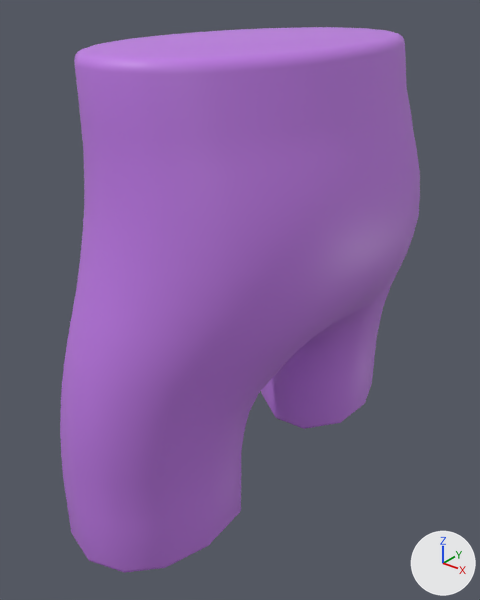
An edit to the FBX model Assets/_GameFolder/Models/Pant/PantMannequin.fbx, drawn before and after from the same camera.
Before and after are seen from a 50 mm lens placed at (3.52, -4.59, 4.03), pointed at (0.03, -0.23, 1.33). Arrows for +X, +Y and +Z are at lower right; the lights stay in place. Where no turn or scale is listed for an object, it has been applied to the vertices.

In view in the first picture: 'PantMannequin'.
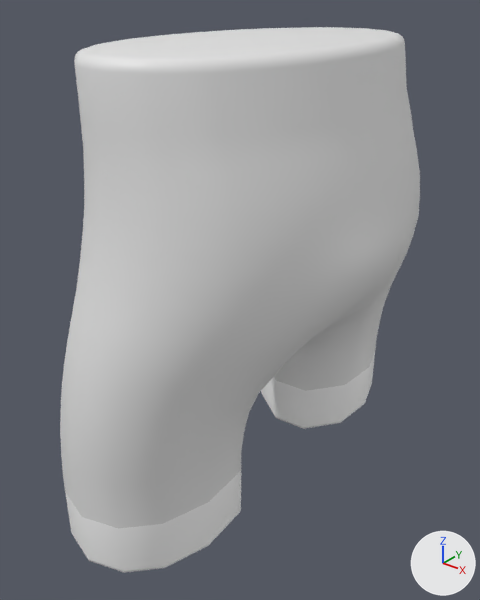
Patch to the scene script:
```diff
--- a/Assets/_GameFolder/Models/Pant/PantMannequin.fbx.py
+++ b/Assets/_GameFolder/Models/Pant/PantMannequin.fbx.py
@@ mat_pant_01_001 @@
+mat_pant_01_001 = principled_material('Pant-01.001')
+mat_pant_01_001.base_color = (0.8, 0.8, 0.8)  # white #e7e7e7
@@ mat_pant_01_011 @@
+mat_pant_01_011 = principled_material('Pant-01.011')
+mat_pant_01_011.base_color = (0.8, 0.8, 0.8)  # white #e7e7e7
@@ mat_pant_01_006 @@
+mat_pant_01_006 = principled_material('Pant-01.006')
+mat_pant_01_006.base_color = (0.8, 0.8, 0.8)  # white #e7e7e7
@@ mat_pant_01_015 @@
+mat_pant_01_015 = principled_material('Pant-01.015')
+mat_pant_01_015.base_color = (0.8, 0.8, 0.8)  # white #e7e7e7
@@ mat_pant_01_010 @@
+mat_pant_01_010 = principled_material('Pant-01.010')
+mat_pant_01_010.base_color = (0.8, 0.8, 0.8)  # white #e7e7e7
@@ mat_pant_01_013 @@
+mat_pant_01_013 = principled_material('Pant-01.013')
+mat_pant_01_013.base_color = (0.8, 0.8, 0.8)  # white #e7e7e7
@@ mat_pant_01_005 @@
+mat_pant_01_005 = principled_material('Pant-01.005')
+mat_pant_01_005.base_color = (0.8, 0.8, 0.8)  # white #e7e7e7
@@ mat_pant_01 @@
+mat_pant_01 = principled_material('Pant-01')
+mat_pant_01.base_color = (1.0, 1.0, 1.0)  # white #ffffff
@@ mat_pant_01_003 @@
+mat_pant_01_003 = principled_material('Pant-01.003')
+mat_pant_01_003.base_color = (0.8, 0.8, 0.8)  # white #e7e7e7
@@ mat_pant_01_014 @@
+mat_pant_01_014 = principled_material('Pant-01.014')
+mat_pant_01_014.base_color = (0.8, 0.8, 0.8)  # white #e7e7e7
@@ mat_pant_01_012 @@
+mat_pant_01_012 = principled_material('Pant-01.012')
+mat_pant_01_012.base_color = (0.8, 0.8, 0.8)  # white #e7e7e7
@@ mat_pant_01_004 @@
+mat_pant_01_004 = principled_material('Pant-01.004')
+mat_pant_01_004.base_color = (0.8, 0.8, 0.8)  # white #e7e7e7
@@ mat_pant_01_009 @@
+mat_pant_01_009 = principled_material('Pant-01.009')
+mat_pant_01_009.base_color = (0.8, 0.8, 0.8)  # white #e7e7e7
@@ mat_pant_01_002 @@
+mat_pant_01_002 = principled_material('Pant-01.002')
+mat_pant_01_002.base_color = (0.8, 0.8, 0.8)  # white #e7e7e7
@@ mat_pant_01_008 @@
+mat_pant_01_008 = principled_material('Pant-01.008')
+mat_pant_01_008.base_color = (0.8, 0.8, 0.8)  # white #e7e7e7
@@ mat_pant_01_007 @@
+mat_pant_01_007 = principled_material('Pant-01.007')
+mat_pant_01_007.base_color = (0.8, 0.8, 0.8)  # white #e7e7e7
@@ me_mesh_033 @@
 me_mesh_033.from_pydata(...)  # 551 vertices, 535 faces; spans x -0.92..1.25, y -2.15..2.15, z -0.51..3.58
+# me_mesh_033 part 1: all 112 faces centred in x -0.69..0.59, y -2.1..2.1, z -0.51..-0.2 switch from mat_pant_003 (purple #c17be7) to mat_pant_01 (white #ffffff)
+# me_mesh_033 part 2: all 22 faces centred in x -0.69..0.59, y -2.1..2.1, z 0.14 switch from mat_pant_003 (purple #c17be7) to mat_pant_01_001 (white #e7e7e7)
+# me_mesh_033 part 3: all 22 faces centred in x -0.67..0.61, y -2.1..2.1, z 0.35..0.36 switch from mat_pant_003 (purple #c17be7) to mat_pant_01_002 (white #e7e7e7)
+# me_mesh_033 part 4: all 22 faces centred in x -0.66..0.65, y -2.1..2.1, z 0.57..0.58 switch from mat_pant_003 (purple #c17be7) to mat_pant_01_003 (white #e7e7e7)
+# me_mesh_033 part 5: all 22 faces centred in x -0.64..0.7, y -2.09..2.09, z 0.79..0.8 switch from mat_pant_003 (purple #c17be7) to mat_pant_01_004 (white #e7e7e7)
+# me_mesh_033 part 6: all 26 faces centred in x -0.64..0.77, y -2.07..2.07, z 0.89..1.02 switch from mat_pant_003 (purple #c17be7) to mat_pant_01_005 (white #e7e7e7)
+# me_mesh_033 part 7: all 22 faces centred in x -0.64..0.87, y -2.04..2.04, z 1.23 switch from mat_pant_003 (purple #c17be7) to mat_pant_01_006 (white #e7e7e7)
+# me_mesh_033 part 8: all 22 faces centred in x -0.68..1.03, y -2.0..2.0, z 1.45 switch from mat_pant_003 (purple #c17be7) to mat_pant_01_007 (white #e7e7e7)
+# me_mesh_033 part 9: all 22 faces centred in x -0.72..1.16, y -1.95..1.95, z 1.67 switch from mat_pant_003 (purple #c17be7) to mat_pant_01_008 (white #e7e7e7)
+# me_mesh_033 part 10: all 22 faces centred in x -0.76..1.22, y -1.89..1.89, z 1.89 switch from mat_pant_003 (purple #c17be7) to mat_pant_01_009 (white #e7e7e7)
+# me_mesh_033 part 11: all 22 faces centred in x -0.82..1.25, y -1.83..1.83, z 2.11 switch from mat_pant_003 (purple #c17be7) to mat_pant_01_010 (white #e7e7e7)
+# me_mesh_033 part 12: all 22 faces centred in x -0.86..1.24, y -1.79..1.79, z 2.33 switch from mat_pant_003 (purple #c17be7) to mat_pant_01_011 (white #e7e7e7)
+# me_mesh_033 part 13: all 22 faces centred in x -0.89..1.2, y -1.75..1.75, z 2.56 switch from mat_pant_003 (purple #c17be7) to mat_pant_01_012 (white #e7e7e7)
+# me_mesh_033 part 14: all 22 faces centred in x -0.91..1.14, y -1.72..1.72, z 2.78 switch from mat_pant_003 (purple #c17be7) to mat_pant_01_013 (white #e7e7e7)
+# me_mesh_033 part 15: all 22 faces centred in x -0.92..1.06, y -1.7..1.7, z 3.01 switch from mat_pant_003 (purple #c17be7) to mat_pant_01_014 (white #e7e7e7)
+# me_mesh_033 part 16: all 111 faces centred in x -0.92..0.99, y -1.7..1.7, z 3.31..3.58 switch from mat_pant_003 (purple #c17be7) to mat_pant_01_015 (white #e7e7e7)
```

Where the change shows, as pixel boxes (x1, y1, x2, y2) in the pictures (480 x 600 px):
part 1 of me_mesh_033, recoloured (purple to white)
    both: (65, 352, 375, 573)
part 2 of me_mesh_033, recoloured (purple to white)
    both: (63, 337, 377, 528)
part 3 of me_mesh_033, recoloured (purple to white)
    both: (61, 322, 380, 508)
part 4 of me_mesh_033, recoloured (purple to white)
    both: (60, 310, 383, 488)
part 5 of me_mesh_033, recoloured (purple to white)
    both: (60, 302, 385, 466)
part 6 of me_mesh_033, recoloured (purple to white)
    both: (61, 286, 391, 443)
part 7 of me_mesh_033, recoloured (purple to white)
    both: (62, 271, 398, 419)
part 8 of me_mesh_033, recoloured (purple to white)
    both: (64, 253, 407, 393)
part 9 of me_mesh_033, recoloured (purple to white)
    both: (68, 236, 413, 367)
part 10 of me_mesh_033, recoloured (purple to white)
    both: (73, 218, 418, 339)
part 11 of me_mesh_033, recoloured (purple to white)
    both: (79, 196, 420, 309)
part 12 of me_mesh_033, recoloured (purple to white)
    both: (82, 172, 420, 277)
part 13 of me_mesh_033, recoloured (purple to white)
    both: (84, 148, 420, 244)
part 14 of me_mesh_033, recoloured (purple to white)
    both: (83, 116, 416, 209)
part 15 of me_mesh_033, recoloured (purple to white)
    both: (80, 89, 412, 174)
part 16 of me_mesh_033, recoloured (purple to white)
    both: (74, 27, 407, 138)
